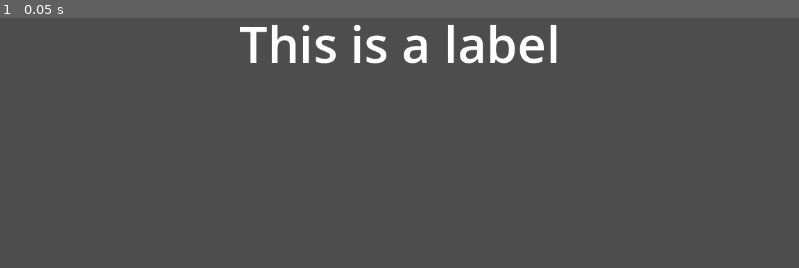
Above: before the commit, frame 1.
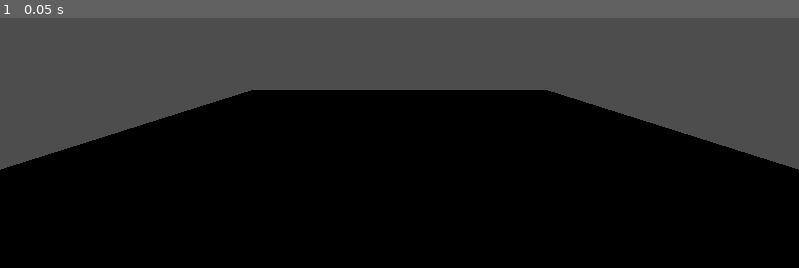
Above: after the commit, the same moment.

Repository: Berry1196/GodotGame
Game: Godot game, scene res://main.tscn
The game is run twice, just before and just after one commit, with the same random seed, the same clock (stepped at 60 frames per second) and the same inputs.
Inputs:
- Up to frame 1 (0.05 s): no input

The runs differ from the first frame. In frame 1, 63% of the frame differs, in the area x 0-100%, y 2-100%.

Commit message:
fixing up git

Diff:
--- a/label.tscn
+++ /dev/null
@@ -1,16 +0,0 @@
-[gd_scene format=3 uid="uid://c3axn47qxrwg4"]
-
-[node name="Label" type="Label"]
-anchors_preset = 8
-anchor_left = 0.5
-anchor_top = 0.5
-anchor_right = 0.5
-anchor_bottom = 0.5
-offset_left = -123.0
-offset_top = -58.0
-offset_right = 123.0
-offset_bottom = 58.0
-grow_horizontal = 2
-grow_vertical = 2
-theme_override_font_sizes/font_size = 72
-text = "This is a label!"
--- a/main.gd
+++ b/main.gd
@@ -1,12 +1,13 @@
 extends Node
-
 
 # Called when the node enters the scene tree for the first time.
 func _ready():
-	#$Label.text = "Hello World!"
+	print("Hello, World!")
 	pass # Replace with function body.
-
 
 # Called every frame. 'delta' is the elapsed time since the previous frame.
 func _process(delta):
 	pass
+
+func movement():
+	pass
--- a/main.tscn
+++ b/main.tscn
@@ -1,23 +1,23 @@
-[gd_scene load_steps=2 format=3 uid="uid://cq8h22jdgjomx"]
+[gd_scene load_steps=4 format=3 uid="uid://cq8h22jdgjomx"]
 
 [ext_resource type="Script" path="res://main.gd" id="1_i8stt"]
 
-[node name="Main" type="Node"]
+[sub_resource type="BoxMesh" id="BoxMesh_flifn"]
+size = Vector3(10, 0.5, 10)
+
+[sub_resource type="BoxShape3D" id="BoxShape3D_pmfeu"]
+size = Vector3(10, 0.5, 10)
+
+[node name="main" type="Node3D"]
 script = ExtResource("1_i8stt")
 
-[node name="Label" type="Label" parent="."]
-anchors_preset = 8
-anchor_left = 0.5
-anchor_top = 0.5
-anchor_right = 0.5
-anchor_bottom = 0.5
-offset_left = -20.0
-offset_top = -11.5
-offset_right = 20.0
-offset_bottom = 11.5
-grow_horizontal = 2
-grow_vertical = 2
-theme_override_font_sizes/font_size = 72
-text = "This is a label"
-horizontal_alignment = 1
-vertical_alignment = 1
+[node name="Camera3D" type="Camera3D" parent="."]
+transform = Transform3D(1, 0, 0, 0, 1, 0, 0, 0, 1, 0, 1.82915, 4.9101)
+
+[node name="Floor" type="StaticBody3D" parent="."]
+
+[node name="MeshInstance3D" type="MeshInstance3D" parent="Floor"]
+mesh = SubResource("BoxMesh_flifn")
+
+[node name="CollisionShape3D" type="CollisionShape3D" parent="Floor"]
+shape = SubResource("BoxShape3D_pmfeu")
--- a/project.godot
+++ b/project.godot
@@ -14,3 +14,11 @@
 run/main_scene="res://main.tscn"
 config/features=PackedStringArray("4.2", "Forward Plus")
 config/icon="res://icon.svg"
+
+[input]
+
+Space={
+"deadzone": 0.5,
+"events": [Object(InputEventKey,"resource_local_to_scene":false,"resource_name":"","device":-1,"window_id":0,"alt_pressed":false,"shift_pressed":false,"ctrl_pressed":false,"meta_pressed":false,"pressed":false,"keycode":0,"physical_keycode":32,"key_label":0,"unicode":32,"echo":false,"script":null)
+]
+}
Not shown, added: addons/godot-git-plugin/plugin.cfg
Not shown, added: addons/godot-git-plugin/LICENSE
Not shown, added: addons/godot-git-plugin/THIRDPARTY.md
Not shown, added: addons/godot-git-plugin/git_plugin.gdextension
Not shown, added: addons/godot-git-plugin/linux/libgit_plugin.linux.editor.x86_64.so
Not shown, added: addons/godot-git-plugin/macos/libgit_plugin.macos.editor.universal.dylib
Not shown, added: addons/godot-git-plugin/win64/libgit_plugin.windows.editor.x86_64.dll
Not shown, added: addons/godot-git-plugin/win64/libgit_plugin.windows.editor.x86_64.exp
Not shown, added: addons/godot-git-plugin/win64/libgit_plugin.windows.editor.x86_64.lib
Not shown, added: addons/godot-git-plugin/win64/~libgit_plugin.windows.editor.x86_64.dll
Not shown, added: maiD21B.tmp
